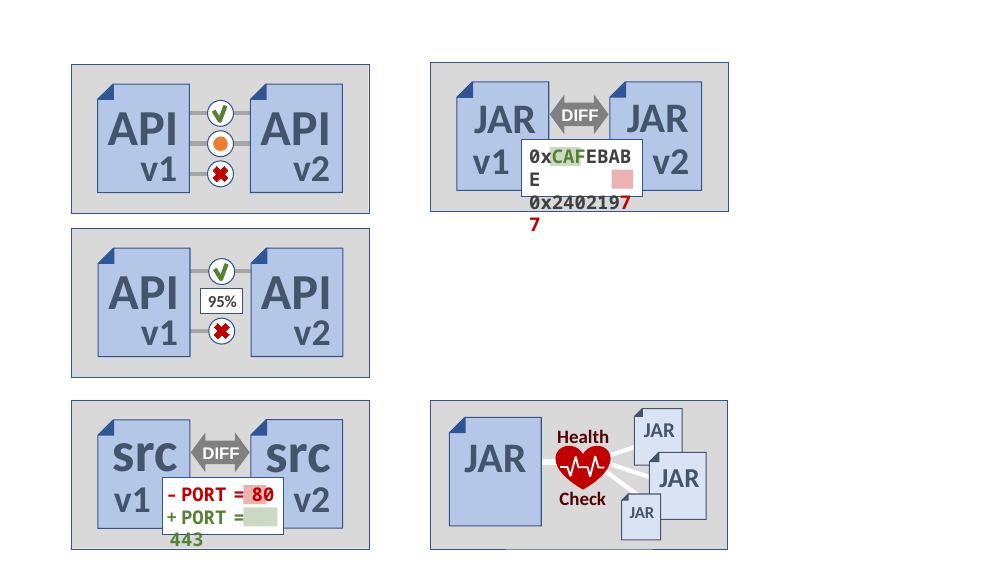
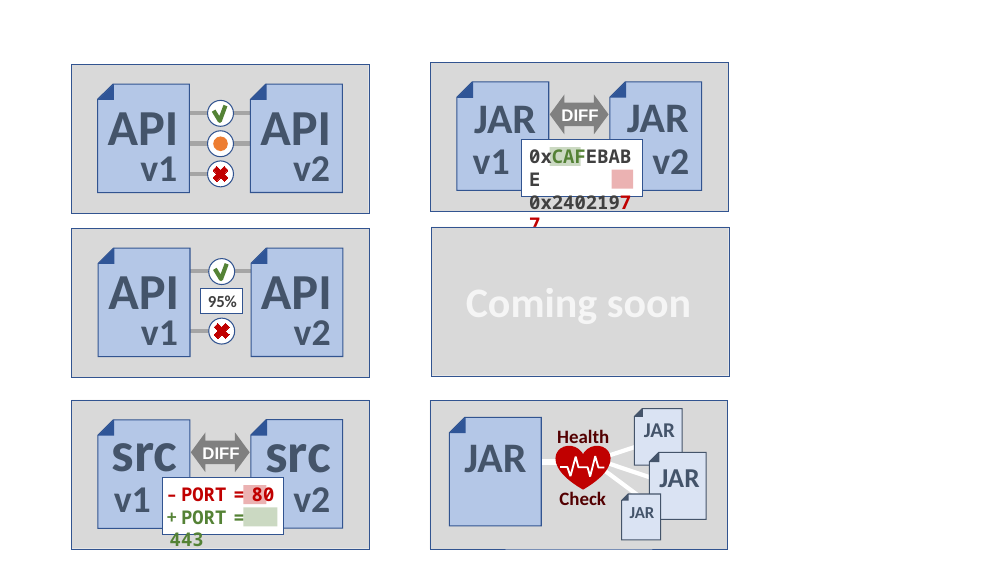
Before and after one commit to smarkwal/jarhc-online, a slide deck: slide 1 of react-app/doc/card-images.pptx. Drawn at 1008x567 pixels with LibreOffice and Linux fonts; fonts in the diff are those of the drawing. Boxes give left, top, right and bottom in pixels: in the first picture for what was removed or moved away, otherwise in the second. Text is boxed around its words. In the diff, an @@ line names an element or a change of style, - is before the commit and + after.

```diff
--- a/react-app/doc/card-images.pptx
+++ b/react-app/doc/card-images.pptx
@@ rectangle added at (x1=431, y1=227, x2=729, y2=376), fill #D9D9D9, outline #325491 0.25 pt @@
```
Also in this commit, not shown: 3 other files.
